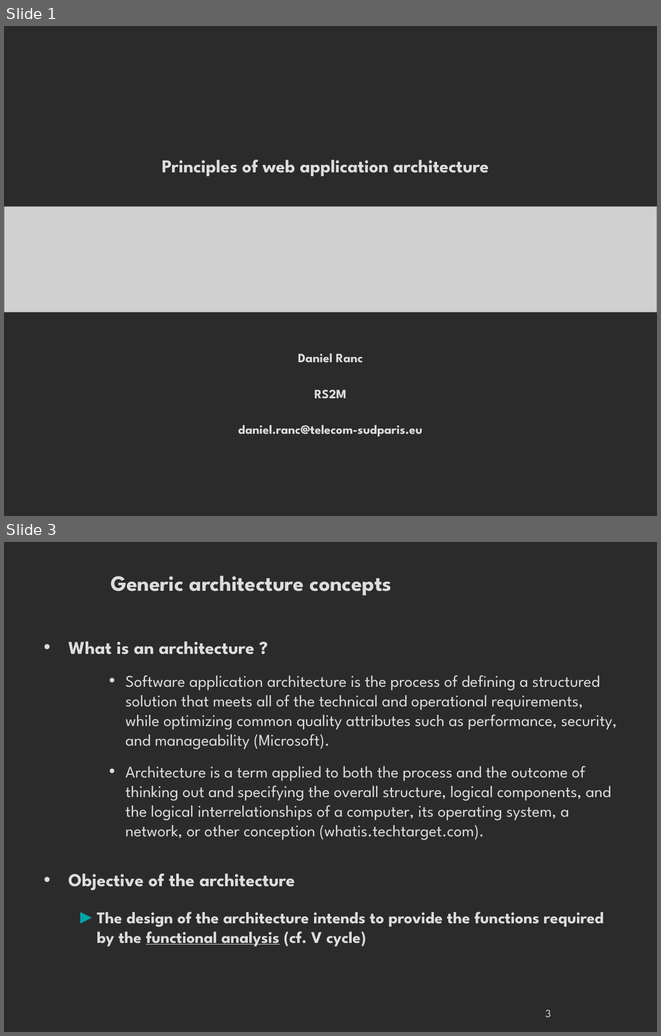
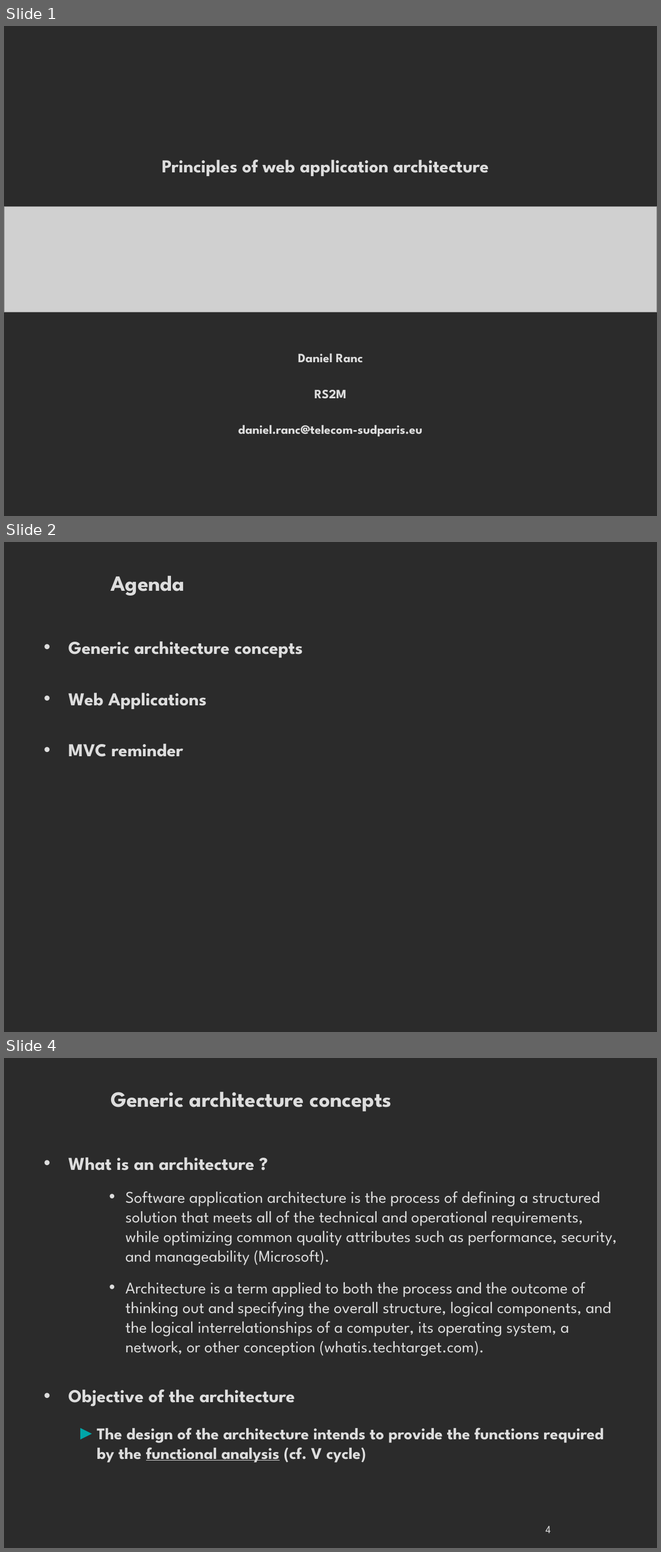
Before and after one commit to danielausparis/arch, a slide deck: archi-web.odp. Shown one above the other, each under a label of ours: slides 1 and 3 before the commit, slides 1, 2 and 4 after it; the slides between them are not shown. The pictures are 661x1036 and 661x1552 pixels, drawn with LibreOffice and Linux fonts; fonts in the diff are those of the drawing; grey boxes stand for pictures; background and template pictures are left out; a plain dark background stands for a picture behind light text. Boxes give left, top, right and bottom in pixels: in the first picture for what was removed or moved away, otherwise in the second. Text is boxed around its words. In the diff, an @@ line names an element or a change of style, - is before the commit and + after.

```diff
--- a/archi-web.odp
+++ b/archi-web.odp
@@ slide 2 added at [4,542,657,1032], background picture (left out) @@
@@ title added at [111,575,185,596], 24 pt, text #DDDDDD, bold @@
+Agenda
@@ text added at [68,641,303,757], 20 pt, text #DDDDDD, bold @@
+• Generic architecture concepts
+• Web Applications
+• MVC reminder
@@ what was slide 3 is now slide 4 @@
@@ page number at [546,1525,551,1533]: text changed @@
-3
+4
```
Also in this commit, not shown: 5 slides changed, 5 other slides added, 1 other file.
